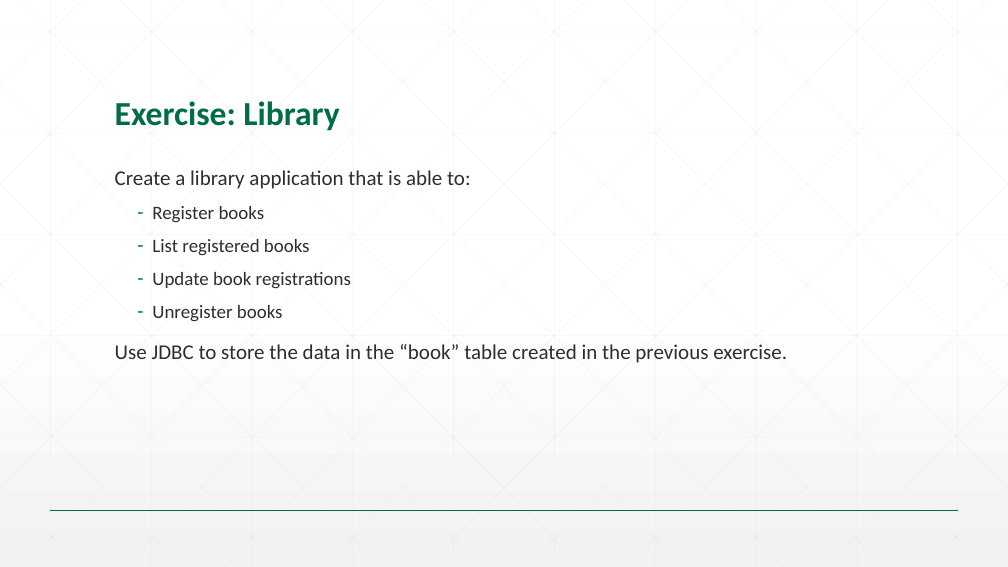
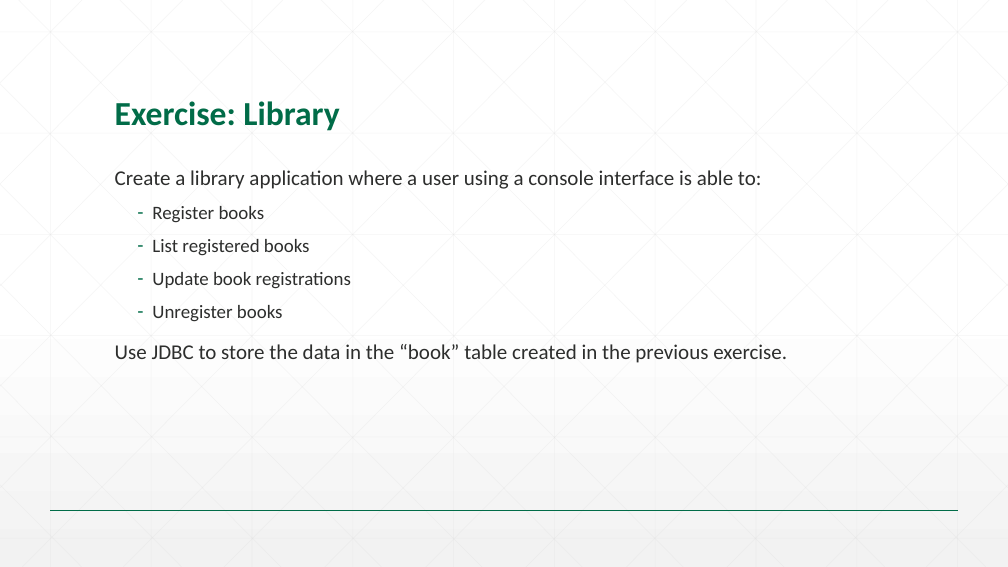
Before and after one commit to SrinS/svs-talent, a slide deck: slide 12 of 02. Java Enterprise/Slides/02. JDBC.pptx. Drawn at 1008x567 pixels with LibreOffice and Linux fonts; fonts in the diff are those of the drawing; background and template pictures are left out. Boxes give left, top, right and bottom in pixels: in the first picture for what was removed or moved away, otherwise in the second. Text is boxed around its words. In the diff, an @@ line names an element or a change of style, - is before the commit and + after.

Commit message:
Chapter on JDBC updated.

```diff
--- a/02. Java Enterprise/Slides/02. JDBC.pptx
+++ b/02. Java Enterprise/Slides/02. JDBC.pptx
@@ text at (115,170,762,189): text changed @@
-Create a library application that is able to:
+Create a library application where a user using a console interface is able to:
```
